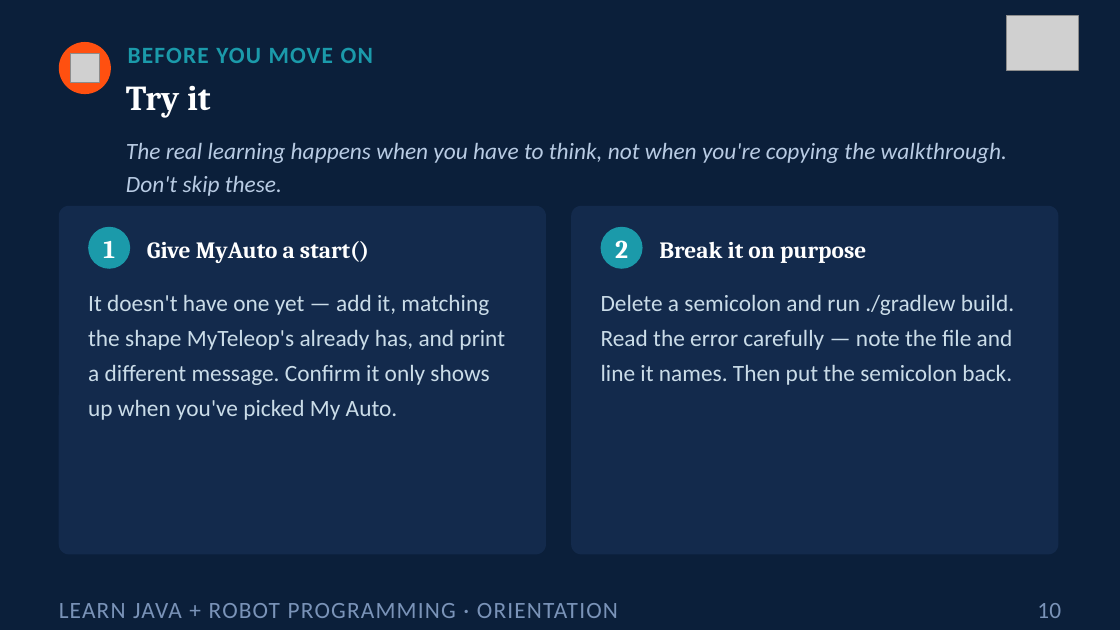
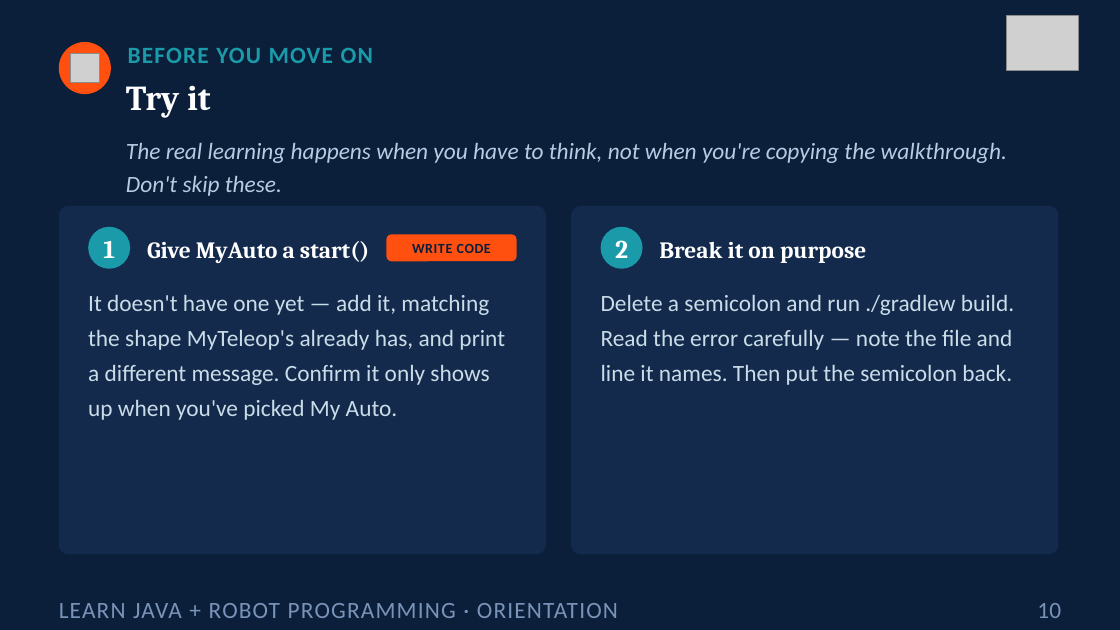
Before and after one commit to FRC5010/BasicRobotLessons, a slide deck: slide 10 of docs/presentations/v3/00-orientation.pptx. Drawn at 1120x630 pixels with LibreOffice and Linux fonts; fonts in the diff are those of the drawing; grey boxes stand for pictures. Boxes give left, top, right and bottom in pixels: in the first picture for what was removed or moved away, otherwise in the second. Text is boxed around its words. In the diff, an @@ line names an element or a change of style, - is before the commit and + after.

```diff
--- a/docs/presentations/v3/00-orientation.pptx
+++ b/docs/presentations/v3/00-orientation.pptx
@@ rounded rectangle added at box(386, 234, 517, 261), fill #FF5010 @@
@@ text added at box(412, 244, 491, 253), 12 pt, text #0B1F3A, bold @@
+WRITE CODE
```
Also in this commit, not shown: 2 other files.
